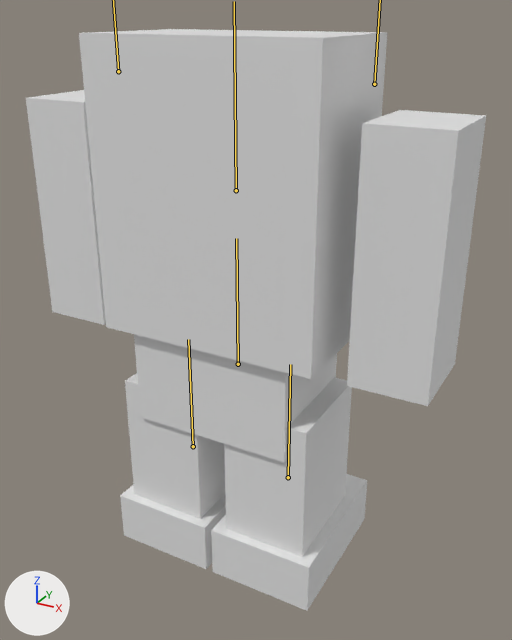
The glTF model app/src/main/assets/characters/wayfarer_skeletal.glb, before and after one commit.
One viewpoint serves both versions: a camera (50 mm lens) standing at (0.825, -1.405, 1.387) and looking at (0.021, 0.056, 0.657). Lighting does not change. The marker at lower left points along +X, +Y and +Z. The first picture is the older version. Both versions are drawn at frame 6 of the action 'walk'; the numbers are the values there. The bones that change, and the others that lie on the model, are drawn over the model as lines.

Objects in the first picture: 'WayfarerMesh'.
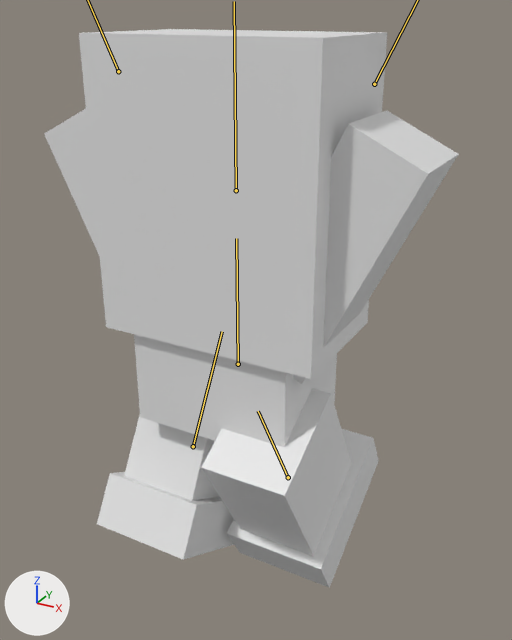
What differs and where, as boxes [x1, y1, x2, y2] in the pictures (512 x 640 px):
'WayfarerMesh', posed (10% narrower)
    before: [26, 29, 486, 611]
    after: [44, 29, 459, 588]
bone 'LeftLeg', root to tip
    before: (193, 446) to (188, 339)
    after: (193, 446) to (222, 331)
bone 'RightLeg', root to tip
    before: (288, 477) to (290, 364)
    after: (288, 477) to (258, 411)

What the commit changed:
Bone 'LeftArm' (bone_leftarm) turns from (0, 0, 0) to (0, 0, 26) degrees about its own x, y and z.
Bone 'RightArm' (bone_rightarm) turns from (0, 0, 0) to (0, 0, -26) degrees about its own x, y and z.
Bone 'LeftLeg' (bone_leftleg) turns from (0, 0, 0) to (-30, 0, 0) degrees about its own x, y and z.
Bone 'RightLeg' (bone_rightleg) turns from (0, 0, 0) to (30, 0, 0) degrees about its own x, y and z.
